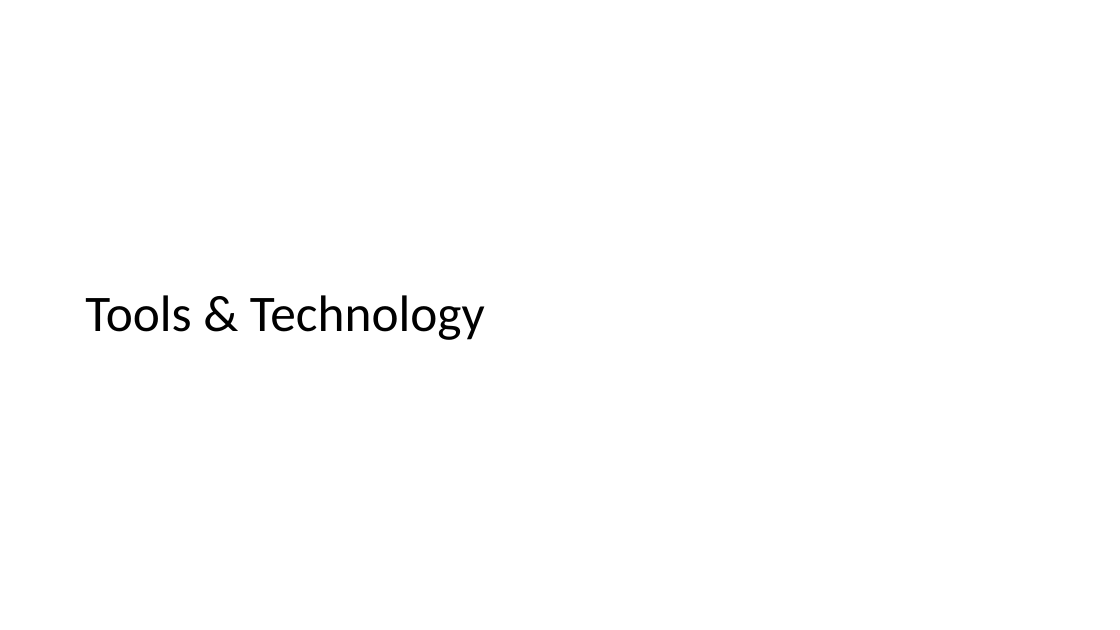
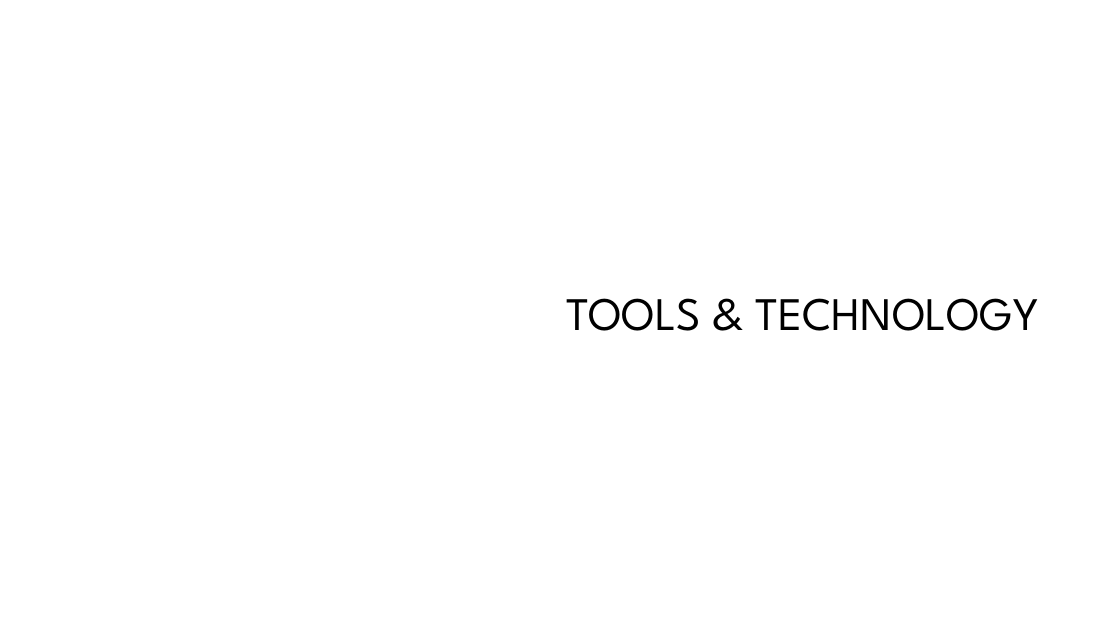
Before and after one commit to Andrew-Rendler/CSPB-3308-Project---Crypto-Tracker, a slide deck: slide 5 of CryptoTrackerPrez.pptx. Drawn at 1120x630 pixels with LibreOffice and Linux fonts; fonts in the diff are those of the drawing; background and template pictures are left out. Boxes give left, top, right and bottom in pixels: in the first picture for what was removed or moved away, otherwise in the second. Text is boxed around its words. In the diff, an @@ line names an element or a change of style, - is before the commit and + after.

```diff
--- a/CryptoTrackerPrez.pptx
+++ b/CryptoTrackerPrez.pptx
@@ title at (x1=567, y1=298, x2=1038, y2=331): text changed; size 44 to 40 pt; font Calibri to League Spartan @@
-Tools & Technology
+TOOLS & TECHNOLOGY
```
Also in this commit, not shown: 8 other slides changed, 6 slides added, 2 slides removed.
